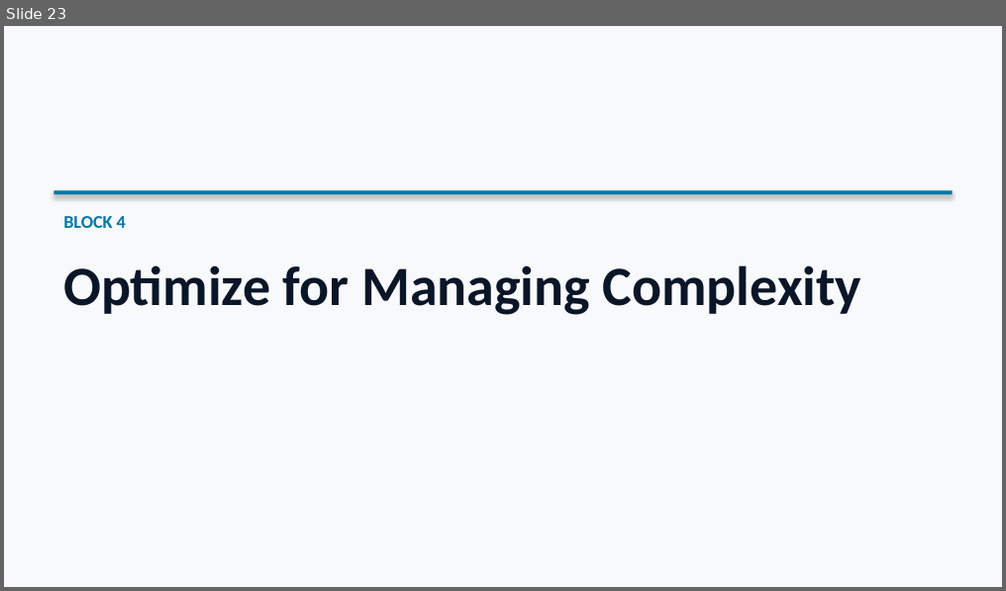
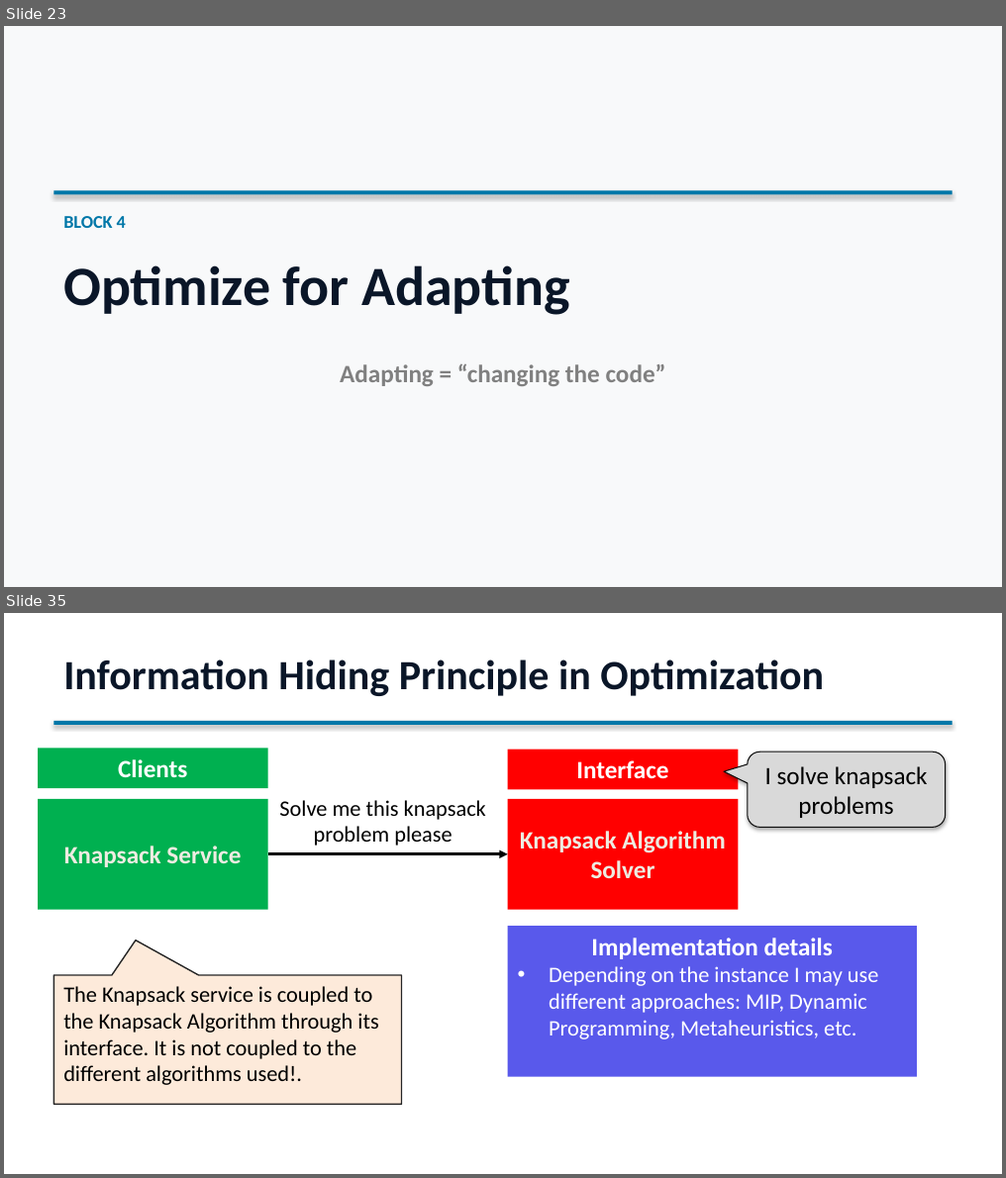
Before and after one commit to sefop/sefop-training-hub, a slide deck: workshops/2026-06-29-purdue/Purdue_Workshop.pptx. Shown one above the other, each under a label of ours: slide 23 before the commit, slides 23 and 35 after it; the slides between them are not shown. The pictures are 1006x591 and 1006x1178 pixels, drawn with LibreOffice and Linux fonts; fonts in the diff are those of the drawing. Boxes give left, top, right and bottom in pixels: in the first picture for what was removed or moved away, otherwise in the second. Text is boxed around its words. In the diff, an @@ line names an element or a change of style, - is before the commit and + after.

```diff
--- a/workshops/2026-06-29-purdue/Purdue_Workshop.pptx
+++ b/workshops/2026-06-29-purdue/Purdue_Workshop.pptx
@@ slide 35 added at bbox=[4, 613, 1002, 1174], background #FFFFFF @@
@@ text added at bbox=[63, 660, 824, 696], 30 pt, text #0A1628, bold @@
+Information Hiding Principle in Optimization
@@ rectangle added at bbox=[54, 721, 952, 725], fill #0077A8 @@
@@ rectangle added at bbox=[38, 748, 268, 787], fill #00B050, 18 pt, text #FFFFFF, bold @@
+Clients
@@ rectangle added at bbox=[508, 750, 739, 789], fill #FF0000, 18 pt, text #FFFFFF, bold @@
+Interface
@@ rounded speech box added at bbox=[747, 752, 945, 828], fill #D9D9D9, outline #0D0D0D 0.75 pt, 18 pt, text #000000 @@
+I solve knapsack problems
@@ rectangle added at bbox=[38, 798, 268, 909], fill #00B050, 18 pt, text #EEECE1, bold @@
+Knapsack Service
@@ text added at bbox=[279, 800, 486, 846], 16 pt, text #000000 @@
+Solve me this knapsack problem please
@@ rectangle added at bbox=[508, 798, 739, 909], fill #FF0000, 18 pt, text #EEECE1, bold @@
+Knapsack Algorithm Solver
@@ arrow added from (268, 855) to (508, 855), #000000 2 pt @@
@@ rectangle added at bbox=[508, 927, 917, 1077], fill #5959EB, 16 pt, text #FFFFFF @@
+Implementation details
+• Depending on the instance I may use different approaches: MIP, Dynamic Programming, Metaheuristics, etc.
@@ speech box added at bbox=[54, 975, 401, 1104], fill #FDEADA, outline #262626 1 pt, 16 pt, text #000000 @@
+The Knapsack service is coupled to the Knapsack Algorithm through its interface. It is not coupled to the different algorithms used!.
@@ slide 23 changed as well @@
@@ text at bbox=[63, 266, 570, 315]: text changed @@
-Optimize for Managing Complexity
+Optimize for Adapting
@@ text added at bbox=[340, 365, 666, 386], 18 pt, text #808080, bold @@
+Adapting = “changing the code”
```
Also in this commit, not shown: 6 other slides changed, 11 other slides added, 5 slides removed.
